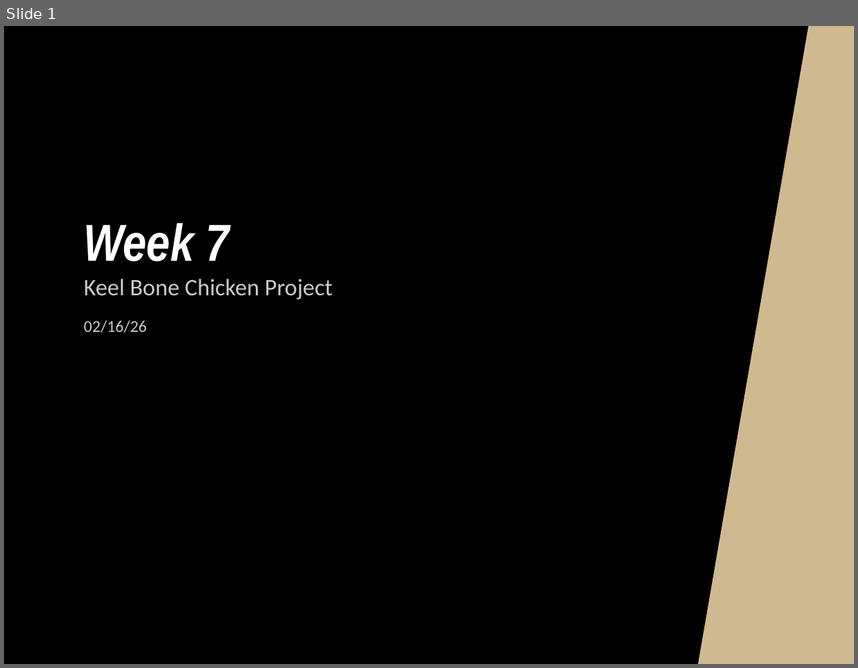
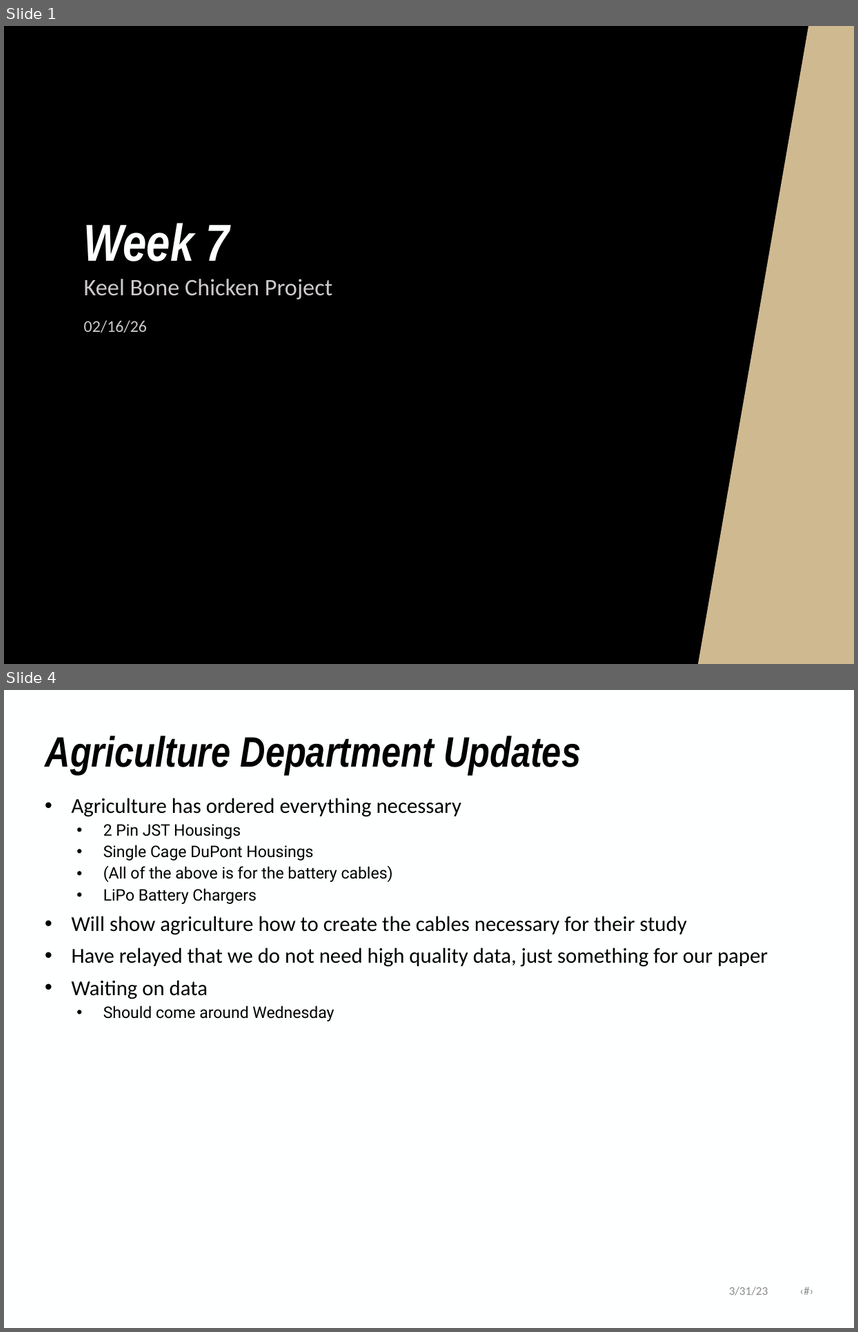
Before and after one commit to NHuang58/Biomedical_Device_PCB, a slide deck: Documentation/Slides/Week_22.pptx. Shown one above the other, each under a label of ours: slide 1 before the commit, slides 1 and 4 after it; the slides between them are not shown. The pictures are 858x668 and 858x1332 pixels, drawn with LibreOffice and Linux fonts; fonts in the diff are those of the drawing; background and template pictures are left out. Boxes give left, top, right and bottom in pixels: in the first picture for what was removed or moved away, otherwise in the second. Text is boxed around its words. In the diff, an @@ line names an element or a change of style, - is before the commit and + after.

```diff
--- a/Documentation/Slides/Week_22.pptx
+++ b/Documentation/Slides/Week_22.pptx
@@ slide 4 added at [4,690,854,1328], background #FEFFFF @@
@@ title added at [45,736,581,775], 36 pt, text #000000, bold, italic @@
+Agriculture Department Updates
@@ text added at [72,798,768,1021], 18 pt, text #000000 @@
+• Agriculture has ordered everything necessary
+  • 2 Pin JST Housings
+  • Single Cage DuPont Housings
+  • (All of the above is for the battery cables)
+  • LiPo Battery Chargers
+• Will show agriculture how to create the cables necessary for their study
+• Have relayed that we do not need high quality data, just something for our paper
+• Waiting on data
+  • Should come around Wednesday
@@ text added at [729,1286,768,1295], 10 pt, text #8C8C8C @@
+3/31/23 ‹#›
```
Also in this commit, not shown: 2 slides changed, 4 other slides added, 9 other files.
